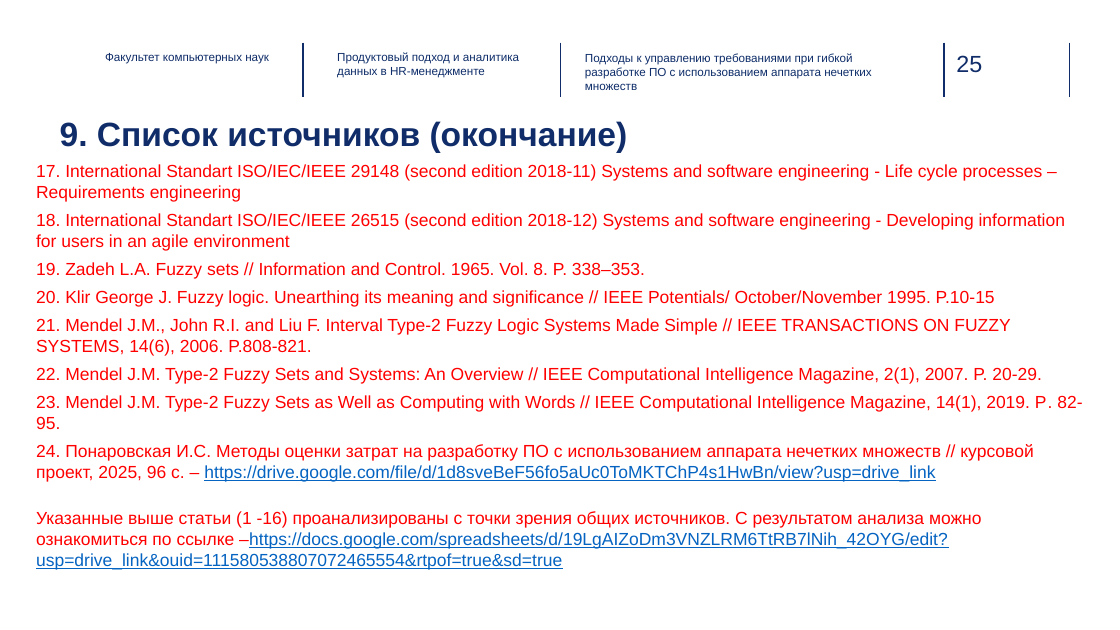
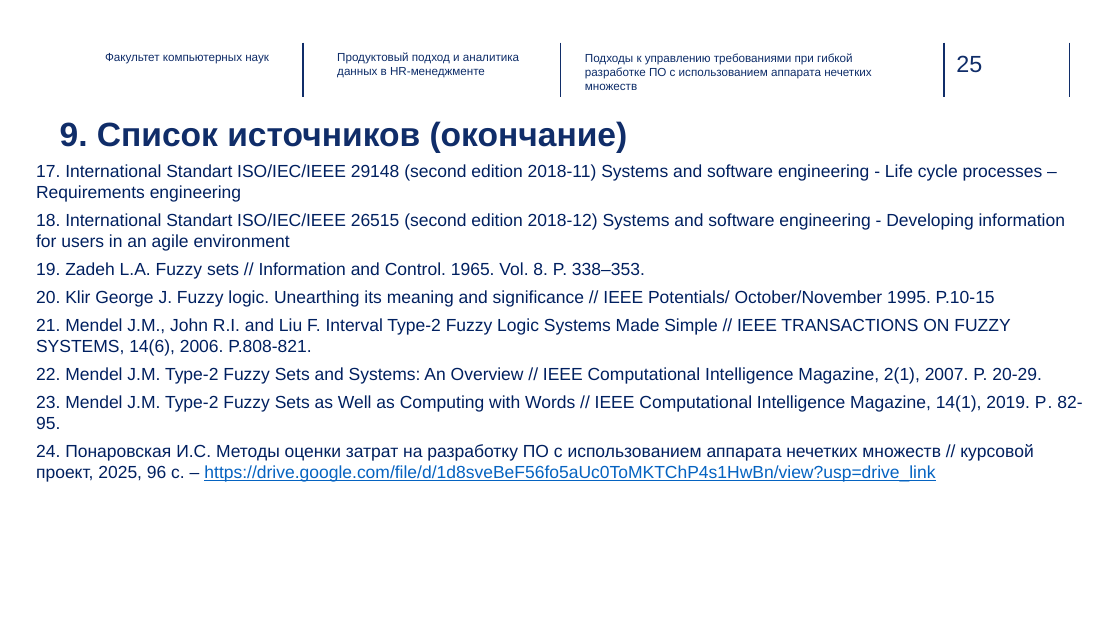
Before and after one commit to inna531/Fuzzy-Agile-Development, a slide deck: slide 25 of 2025.11.25_Понаровская_презентация_PP.pptx. Drawn at 1120x630 pixels with LibreOffice and Linux fonts; fonts in the diff are those of the drawing; background and template pictures are left out. Boxes give left, top, right and bottom in pixels: in the first picture for what was removed or moved away, otherwise in the second. Text is boxed around its words. In the diff, an @@ line names an element or a change of style, - is before the commit and + after.

```diff
--- a/2025.11.25_Понаровская_презентация_PP.pptx
+++ b/2025.11.25_Понаровская_презентация_PP.pptx
@@ text "17. International Standart ISO/IEC/IEEE 29148 ..." at bbox=[36, 164, 1082, 482]: text colour #FF0000 to #002060 @@
@@ text at bbox=[36, 511, 982, 570]: paragraph removed @@
-Указанные выше статьи (1 -16) проанализированы с точки зрения общих источников. С результатом анализа можно ознакомиться по ссылке –https://docs.google.com/spreadsheets/d/19LgAIZoDm3VNZLRM6TtRB7lNih_42OYG/edit?usp=drive_link&ouid=111580538807072465554&rtpof=true&sd=true
```
Also in this commit, not shown: 13 other slides changed, 5 other files.
